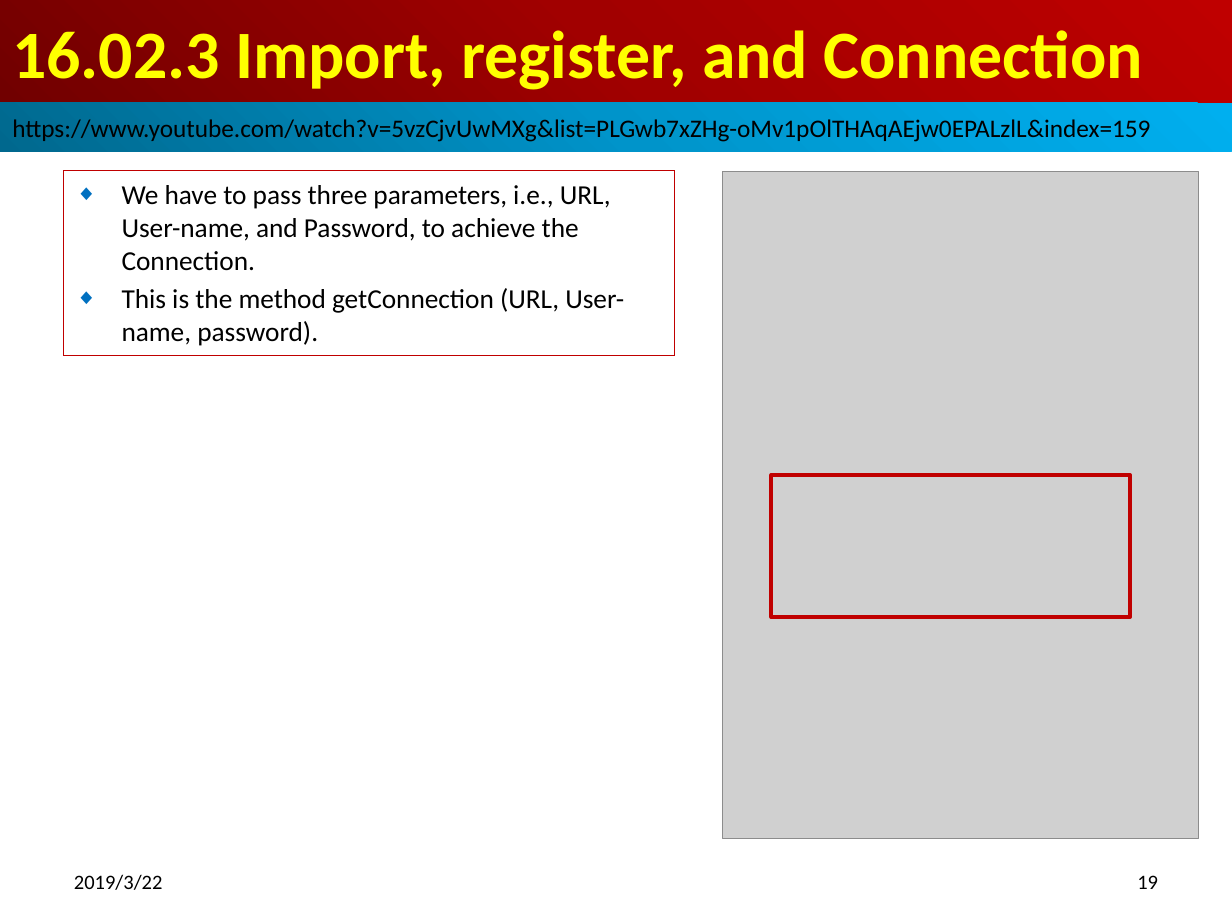
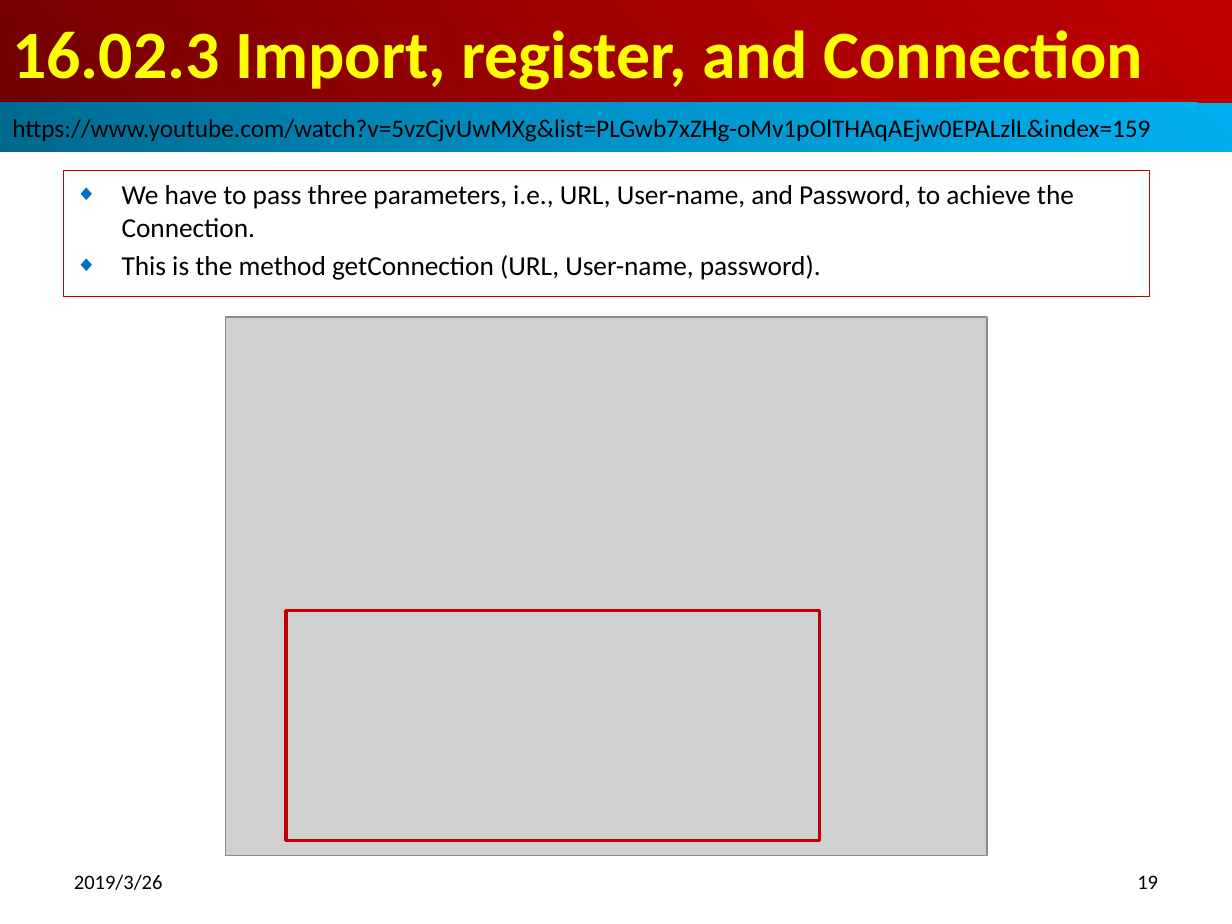
Before and after one commit to peterhchen/100-Java-Topic, a slide deck: slide 19 of 16_01_05_JDBC/ch1602_JDBC_Practice/ch1602_JDBC_Practice.pptx. Drawn at 1232x924 pixels with LibreOffice and Linux fonts; fonts in the diff are those of the drawing; grey boxes stand for pictures. Boxes give left, top, right and bottom in pixels: in the first picture for what was removed or moved away, otherwise in the second. Text is boxed around its words. In the diff, an @@ line names an element or a change of style, - is before the commit and + after.

```diff
--- a/16_01_05_JDBC/ch1602_JDBC_Practice/ch1602_JDBC_Practice.pptx
+++ b/16_01_05_JDBC/ch1602_JDBC_Practice/ch1602_JDBC_Practice.pptx
@@ subtitle "We have to pass three ..." resized from (x1=63, y1=171, x2=674, y2=356) to (x1=63, y1=171, x2=1149, y2=297) @@
@@ picture removed at (x1=723, y1=171, x2=1199, y2=839) @@
@@ picture added at (x1=225, y1=317, x2=987, y2=855) @@
@@ rectangle resized from (x1=771, y1=474, x2=1130, y2=617) to (x1=286, y1=611, x2=819, y2=840) @@
@@ text at (x1=74, y1=874, x2=163, y2=890): text changed @@
-2019/3/22
+2019/3/26
```
Also in this commit, not shown: 24 other slides changed, 16 slides added, 15 other files.
